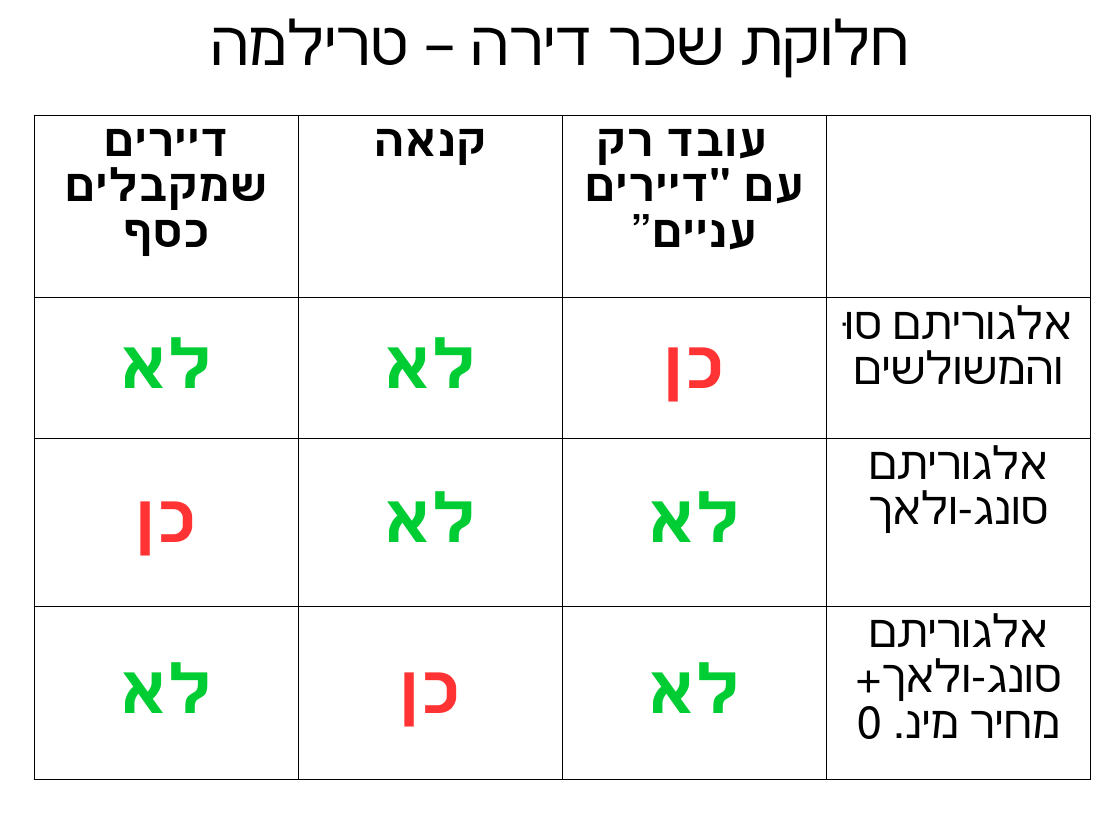
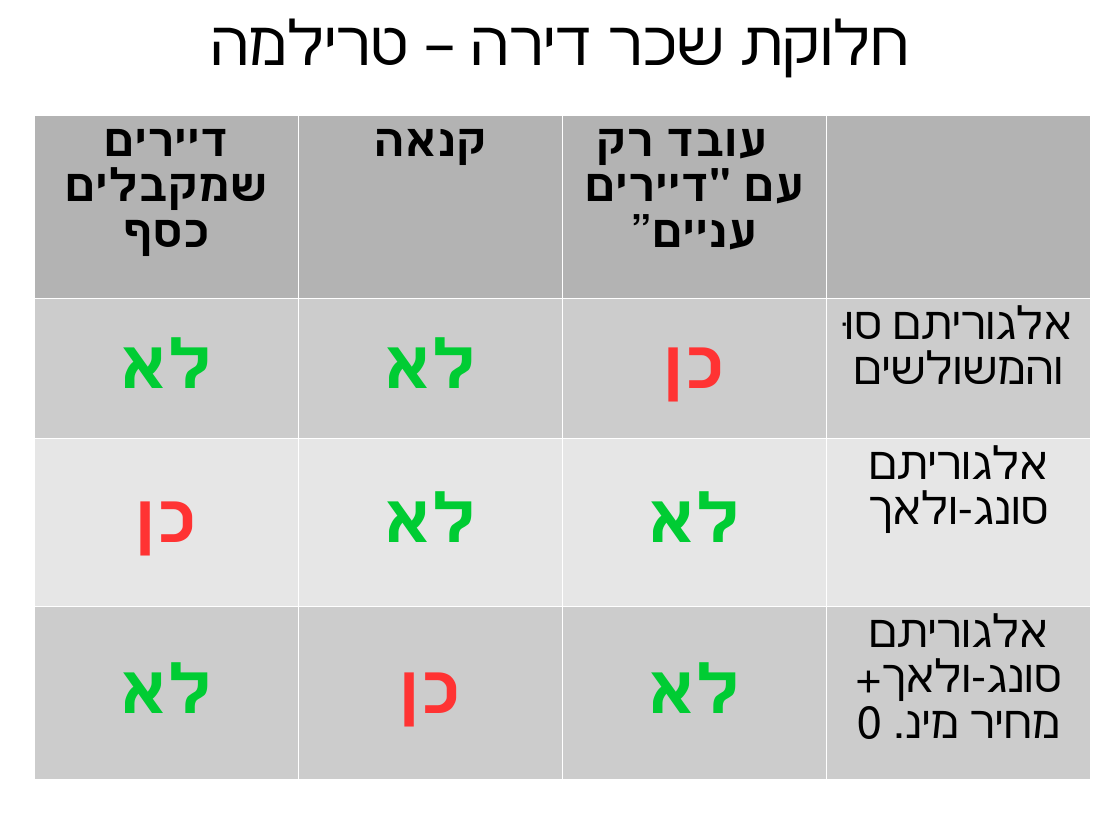
Before and after one commit to erelsgl-at-ariel/algorithms-5782, a slide deck: slide 27 of 03-rental-harmony/slides-1-rent.odp. Drawn at 1120x840 pixels with LibreOffice and Linux fonts; fonts in the diff are those of the drawing. Boxes give left, top, right and bottom in pixels: in the first picture for what was removed or moved away, otherwise in the second. Text is boxed around its words. In the diff, an @@ line names an element or a change of style, - is before the commit and + after.

```diff
--- a/03-rental-harmony/slides-1-rent.odp
+++ b/03-rental-harmony/slides-1-rent.odp
@@ table at box(35, 116, 1092, 775) @@
@@ fill none to #B3B3B3 in 3 cells @@
@@ fill none to #CCCCCC in 8 cells @@
@@ fill none to #E6E6E6 in row 3 @@
@@ borders changed @@
```
Also in this commit, not shown: 8 other slides changed, 8 other files.
